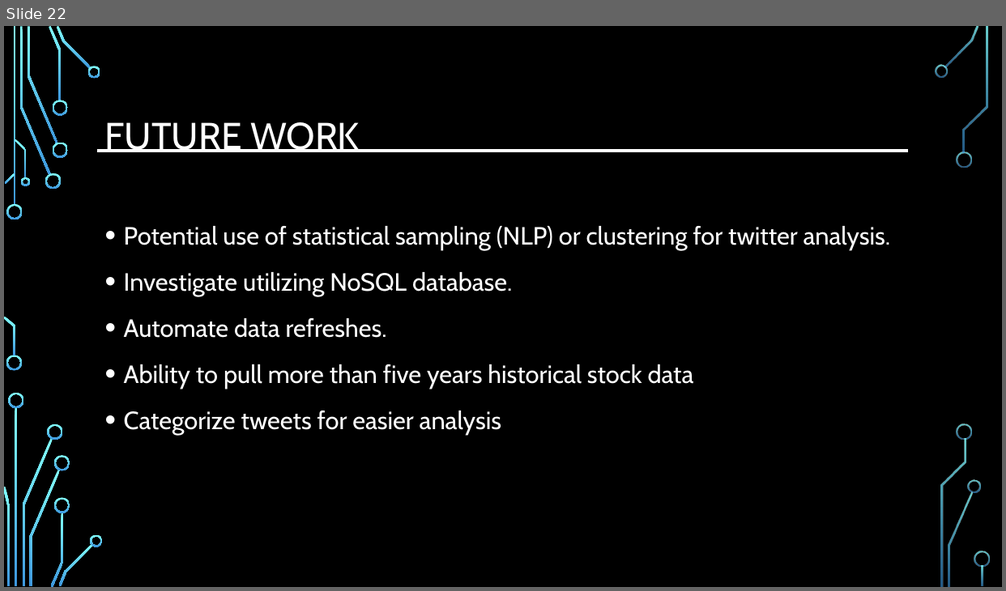
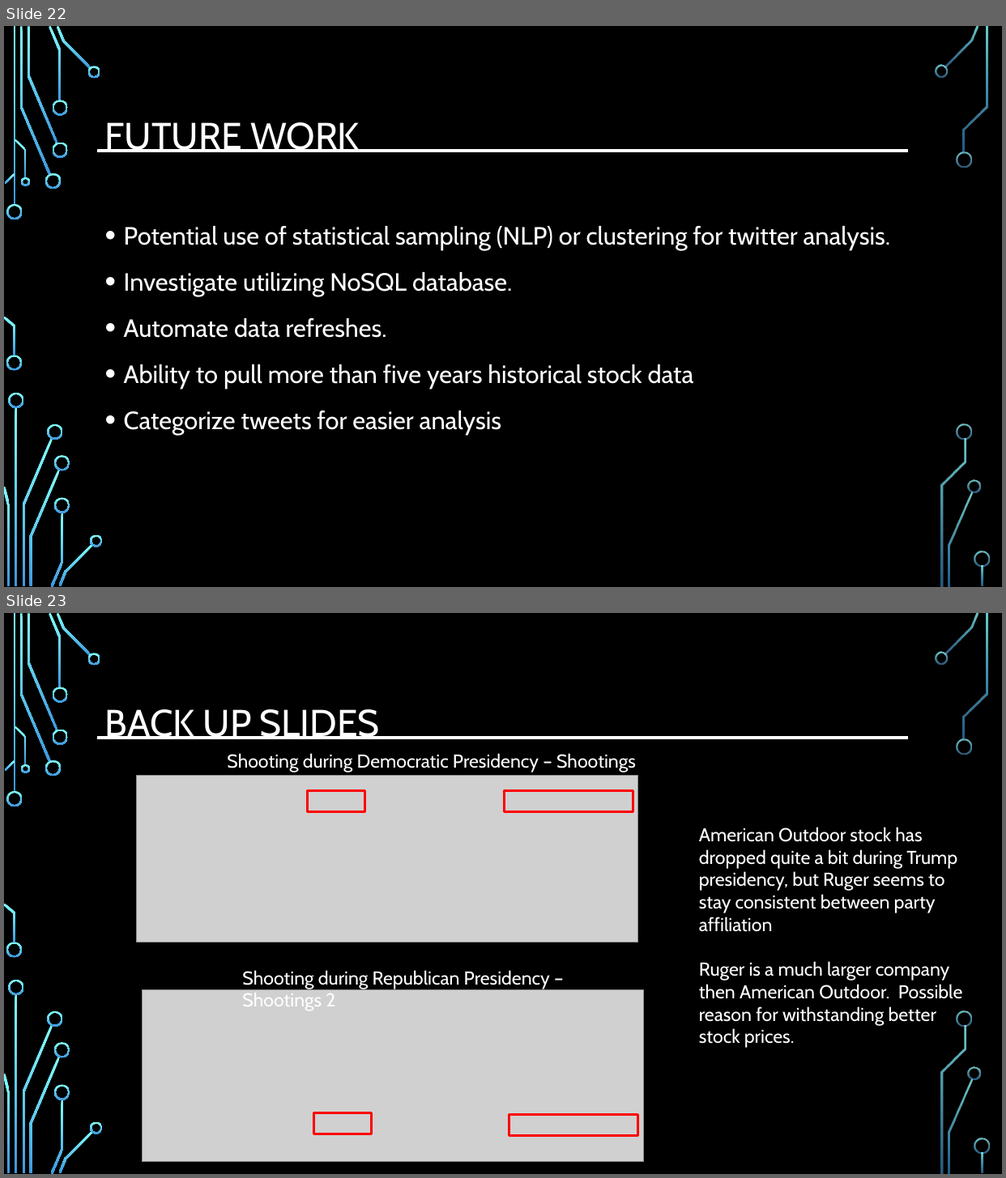
Before and after one commit to djserna/7330-Group-Project, a slide deck: Presentation/MSDS_7330_Group_Project_Presentation.pptx. Shown one above the other, each under a label of ours: slide 22 before the commit, slides 22 and 23 after it. The pictures are 1006x591 and 1006x1178 pixels, drawn with LibreOffice and Linux fonts; fonts in the diff are those of the drawing; grey boxes stand for pictures; background and template pictures are left out. Boxes give left, top, right and bottom in pixels: in the first picture for what was removed or moved away, otherwise in the second. Text is boxed around its words. In the diff, an @@ line names an element or a change of style, - is before the commit and + after.

Commit message:
Added back up slides

```diff
--- a/Presentation/MSDS_7330_Group_Project_Presentation.pptx
+++ b/Presentation/MSDS_7330_Group_Project_Presentation.pptx
@@ slide 23 added at [4, 613, 1002, 1174], background picture (left out); not listed: 36 template elements that a slide beside it also shows @@
@@ title added at [105, 709, 380, 739], 36 pt, text #FFFFFF @@
+BACK UP SLIDES
@@ line added from (98, 738) to (908, 738), #FFFFFF 3 pt @@
@@ rectangle added at [308, 790, 365, 811], outline #FF0000 2.25 pt @@
@@ rectangle added at [504, 791, 633, 812], outline #FF0000 2.25 pt @@
@@ text added at [699, 827, 963, 1044], 18 pt, text #FFFFFF @@
+American Outdoor stock has dropped quite a bit during Trump presidency, but Ruger seems to stay consistent between party affiliation
+Ruger is a much larger company then American Outdoor. Possible reason for withstanding better stock prices.
@@ group added at [137, 753, 644, 1161]: 2 texts, 2 pictures @@
+Shooting during Democratic Presidency – Shootings 6
+Shooting during Republican Presidency – Shootings 2
@@ rectangle added at [314, 1113, 372, 1134], outline #FF0000 2.25 pt @@
@@ rectangle added at [509, 1115, 638, 1136], outline #FF0000 2.25 pt @@
```
Also in this commit, not shown: 1 slide changed, 1 other slide added.
